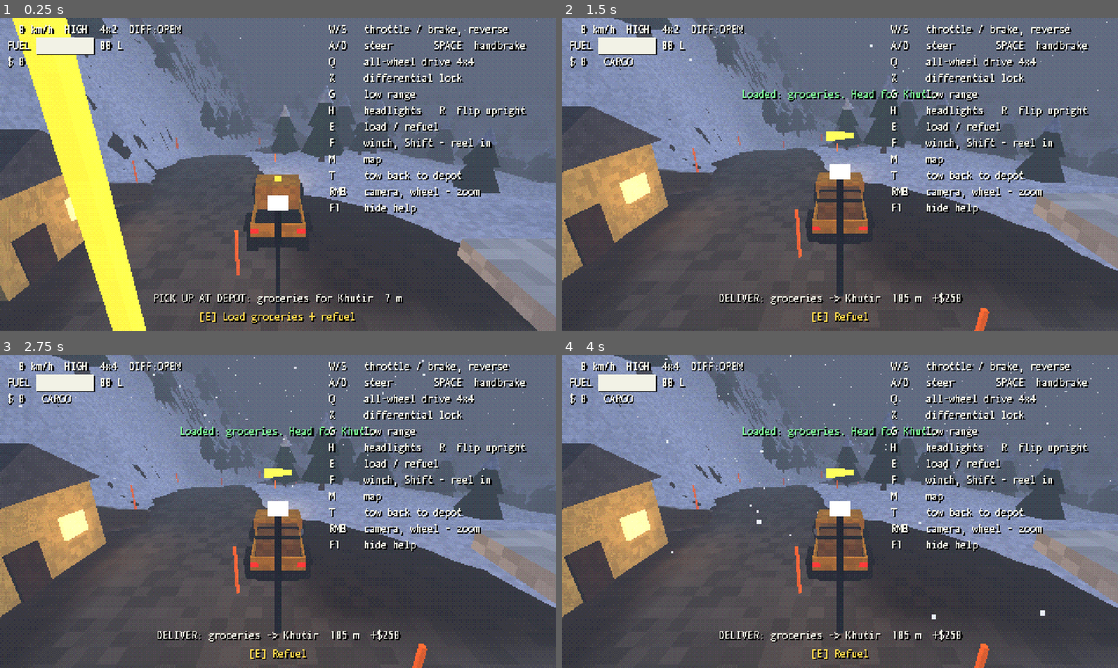
Above: before the commit, frames 1-4 (two rows, left to right).
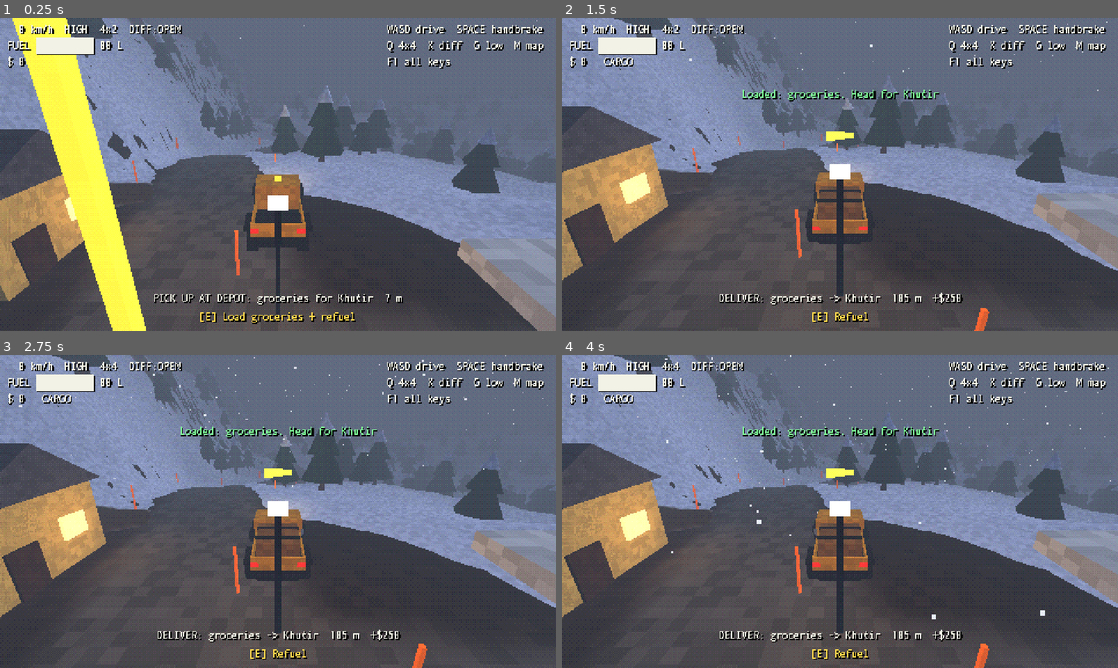
Above: after the commit, the same moments.

Repository: Codir/zsuv
Game: Godot game, scene res://scenes/main.tscn
Two runs of this game, one before a commit and one after it. Both use one fixed random seed, a clock stepped at 60 frames per second and the inputs below.
Inputs (mouse positions are in pixels of both pictures, inside the frame that each line leads up to):
- Up to frame 1 (0.25 s): no input
- Up to frame 2 (1.5 s): tap Enter at 0.5 s; move the mouse to (962, 158) at 0.52 s; hold D (steer_right) 0.53-1.25 s; hold E (interact) 0.53-1.25 s; click (962, 158) at 0.67 s; drag from (728, 190) to (812, 237) at 1.27 s
- Up to frame 3 (2.75 s): move the mouse to (333, 442) at 2.02 s; hold D (steer_right) from 2.03 s (still down); hold Q (toggle_awd) from 2.03 s (still down)
- Up to frame 4 (4 s): release D (steer_right) at 2.75 s; release Q (toggle_awd) at 2.75 s; drag from (812, 574) to (673, 464) at 2.77 s; move the mouse to (1006, 558) at 3.52 s; hold A (steer_left) from 3.53 s (still down); hold H (toggle_lights) from 3.53 s (still down)

The runs differ from the first frame. In frame 1, 3.7% of the frame differs, in the area x 59-98%, y 2-63%; in frame 2, 3.7%; in frame 3, 3.7%; in frame 4, 3.7%.

Commit message:
The controls stay on screen without covering it: a three-line hint in the corner, every key on F1
Philip asked in AI Browser Game Jam 5 to keep seeing the controls, "but not over the whole
screen". The help card (every key, 170x165 of the 480x270 frame) now waits behind F1; what shows
first is a hint of 135x39 in the top right corner with the keys a drive needs. E, F and T are
left out: the prompt at the bottom names them when they apply. F1 steps hint, card, nothing.
The capture director turns the help off. New HUD tests: the hint fits its corner, takes under
30% of the card's area, misses the dashboard, and F1 steps in that order.

Co-Authored-By: Claude Opus 5.5 <noreply@anthropic.com>
Claude-Session: https://claude.ai/code/session_01HDJrrkfKrZCJoVsSz2XdEu

Diff:
--- a/scripts/capture/director.gd
+++ b/scripts/capture/director.gd
@@ -19,7 +19,7 @@
 
 func _ready() -> void:
 	process_priority = 1000  # after the truck, the chase camera and the contracts
-	main.hud.toggle_help()
+	main.hud.set_help(Hud.Help.OFF)
 	_run.call_deferred()
 
 
--- a/scripts/ui/hud.gd
+++ b/scripts/ui/hud.gd
@@ -1,6 +1,15 @@
 class_name Hud
 extends CanvasLayer
 ## Dashboard, current objective, prompts and the controls help.
+
+## What the controls help shows; F1 steps through them in this order.
+enum Help { HINT, FULL, OFF }
+
+## The keys a drive needs, in a corner: the full card covered the view (Philip, in the jam).
+## E, F and T need no place here: the prompt at the bottom names them when they apply.
+const HINT_TEXT := """WASD drive  SPACE handbrake
+Q 4x4  X diff  G low  M map
+F1 all keys"""
 
 const HELP_TEXT := """W/S   throttle / brake, reverse
 A/D   steer       SPACE  handbrake
@@ -23,7 +32,9 @@
 var _prompt: Label
 var _message: Label
 var _help: Label
+var _hint: Label
 var _message_time := 0.0
+var help := Help.HINT
 
 
 func setup(v: Vehicle, c: Contracts) -> void:
@@ -39,11 +50,21 @@
 	_message.add_theme_color_override("font_color", Color(0.5, 1.0, 0.6))
 	_help = _make_label(Vector2(size.x - 196, 4), Vector2(190, 150), HORIZONTAL_ALIGNMENT_LEFT)
 	_help.text = HELP_TEXT
+	_hint = _make_label(Vector2(size.x - 146, 4), Vector2(140, 40), HORIZONTAL_ALIGNMENT_LEFT)
+	_hint.text = HINT_TEXT
+	set_help(help)
 	contracts.message.connect(show_message)
 
 
+## F1: the hint, then the full card, then nothing, then the hint again.
 func toggle_help() -> void:
-	_help.visible = not _help.visible
+	set_help(((help + 1) % Help.size()) as Help)
+
+
+func set_help(mode: Help) -> void:
+	help = mode
+	_hint.visible = mode == Help.HINT
+	_help.visible = mode == Help.FULL
 
 
 func show_message(text: String) -> void:
--- /dev/null
+++ b/tests/test_hud.gd
@@ -0,0 +1,57 @@
+extends RefCounted
+## The controls help: a small hint in a corner by default, the full card and nothing on F1.
+
+
+func test_the_hint_keeps_to_its_corner(t: TCase) -> void:
+	var hud: Hud = t.world.hud
+	hud.set_help(Hud.Help.HINT)
+	await t.ticks(2)
+	var hint := _label(hud, Hud.HINT_TEXT)
+	var card := _label(hud, Hud.HELP_TEXT)
+	var status := _label_containing(hud, "km/h")
+	if not (t.ok(hint != null, "no hint label") and t.ok(card != null, "no help card") and t.ok(status != null, "no dashboard")):
+		return
+	t.ok(hint.visible and not card.visible, "the hint is not what shows first")
+	var screen := hud.get_viewport().get_visible_rect()
+	var hint_rect := Rect2(hint.position, hint.get_minimum_size())
+	var card_rect := Rect2(card.position, card.get_minimum_size())
+	t.note = "hint %dx%d px, the card was %dx%d" % [hint_rect.size.x, hint_rect.size.y, card_rect.size.x, card_rect.size.y]
+	t.ok(screen.encloses(hint_rect), "the hint runs off the screen: %s" % hint_rect)
+	t.ok(hint_rect.get_area() < card_rect.get_area() * 0.3, "the hint covers %.0f%% of what the card did"
+		% (hint_rect.get_area() / card_rect.get_area() * 100.0))
+	t.ok(not hint_rect.intersects(Rect2(status.position, status.get_minimum_size())), "the hint overlaps the dashboard")
+
+
+func test_f1_steps_through_hint_card_and_nothing(t: TCase) -> void:
+	var hud: Hud = t.world.hud
+	hud.set_help(Hud.Help.HINT)
+	var hint := _label(hud, Hud.HINT_TEXT)
+	var card := _label(hud, Hud.HELP_TEXT)
+	var seen: Array[String] = []
+	for i in 4:
+		Input.parse_input_event(_f1())
+		await t.ticks(2)
+		seen.append("hint" if hint.visible else "card" if card.visible else "none")
+	t.eq(seen, ["card", "none", "hint", "card"] as Array[String], "after each F1")
+	hud.set_help(Hud.Help.HINT)
+
+
+func _f1() -> InputEventAction:
+	var ev := InputEventAction.new()
+	ev.action = &"toggle_help"
+	ev.pressed = true
+	return ev
+
+
+func _label(hud: Hud, text: String) -> Label:
+	for l in hud.find_children("*", "Label", true, false):
+		if (l as Label).text == text:
+			return l
+	return null
+
+
+func _label_containing(hud: Hud, part: String) -> Label:
+	for l in hud.find_children("*", "Label", true, false):
+		if (l as Label).text.contains(part):
+			return l
+	return null
Not shown, added: tests/test_hud.gd.uid
